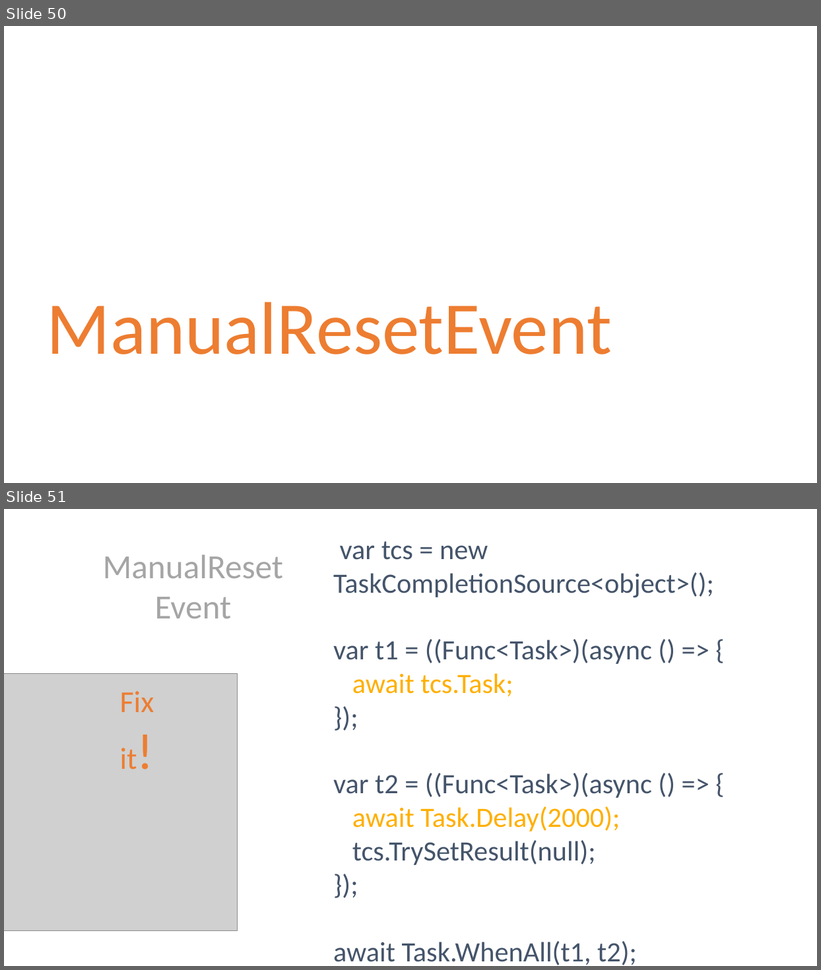
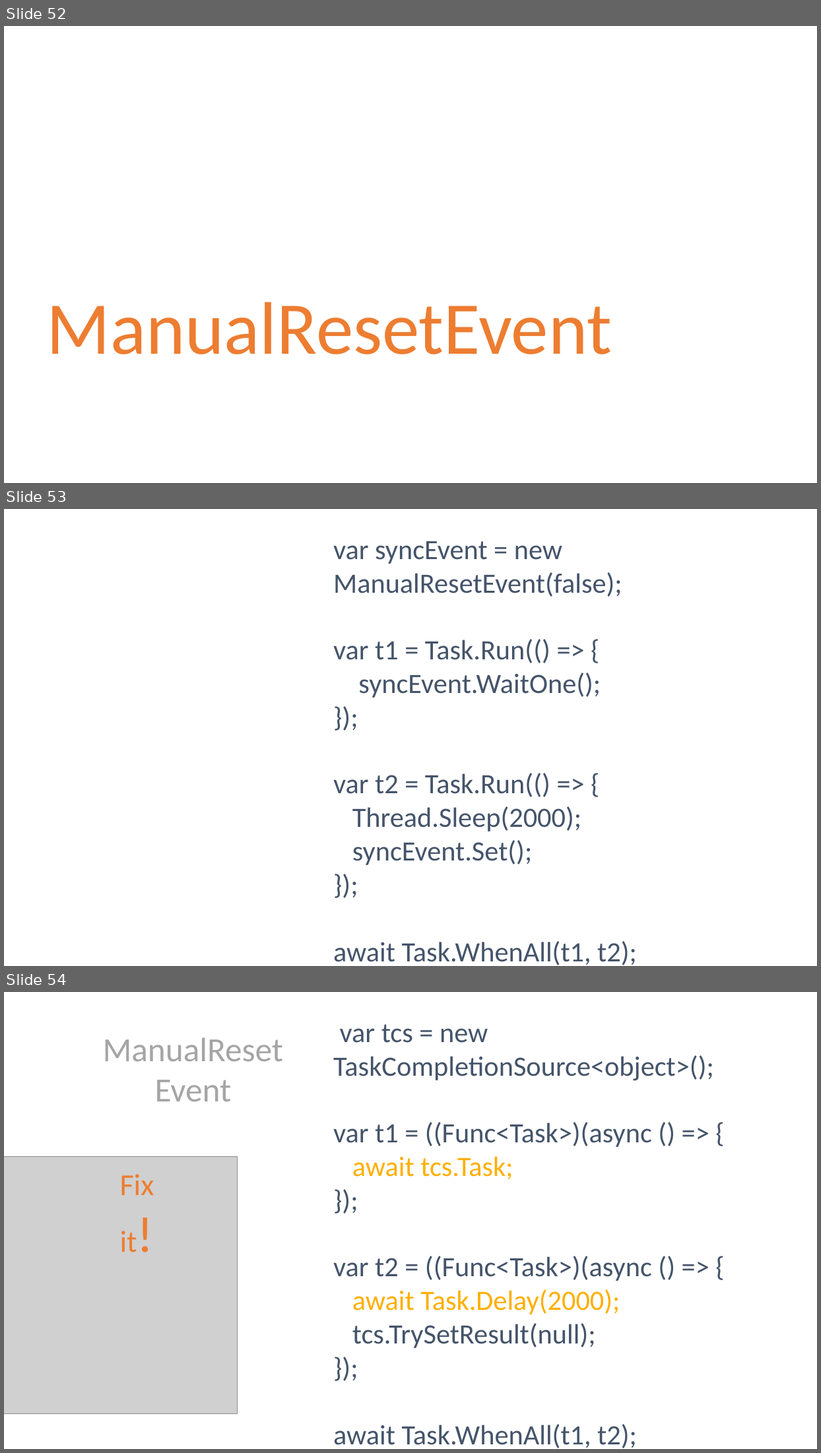
Before and after one commit to danielmarbach/RearchitectTowardsAsyncAwait, a slide deck: presentation.pptx. Shown one above the other, each under a label of ours: slides 50 and 51 before the commit, slides 52, 53 and 54 after it. The pictures are 821x970 and 821x1453 pixels, drawn with LibreOffice and Linux fonts; fonts in the diff are those of the drawing; grey boxes stand for pictures. Boxes give left, top, right and bottom in pixels: in the first picture for what was removed or moved away, otherwise in the second. Text is boxed around its words. In the diff, an @@ line names an element or a change of style, - is before the commit and + after.

```diff
--- a/presentation.pptx
+++ b/presentation.pptx
@@ slide 53 added at bbox=[4, 509, 817, 966], background #FFFFFF @@
@@ text added at bbox=[333, 541, 637, 966], 33 pt, text #44546A @@
+var syncEvent = new ManualResetEvent(false);
+var t1 = Task.Run(() => {
+syncEvent.WaitOne();
+});
+var t2 = Task.Run(() => {
+Thread.Sleep(2000);
+syncEvent.Set();
+});
+await Task.WhenAll(t1, t2);
@@ what was slide 50 is now slide 52 @@
@@ what was slide 51 is now slide 54 @@
```
Also in this commit, not shown: 1 slide changed, 6 other slides added, 1 other file.
